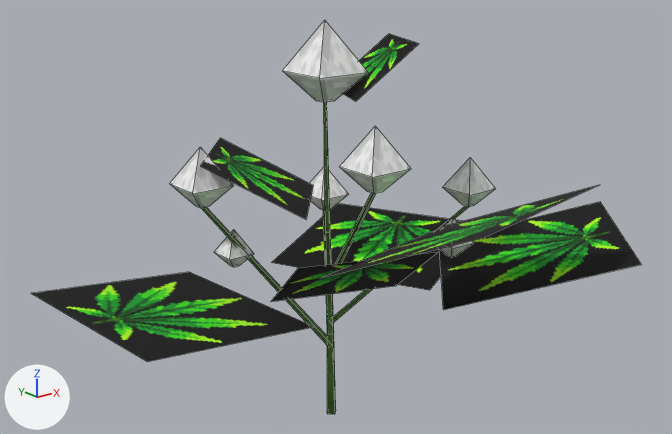
One commit to the OBJ model src/main/resources/assets/stonedew/models/block/plants/plant_3_1_2_lod.obj: the scene before it, then after it.
Rendered twice from a 50 mm lens placed at (-0.711, -2.031, 1.088), pointed at (0.501, -0.516, 0.482). Lighting does not change. The marker at lower left points along +X, +Y and +Z. The picture after the commit comes second. Mesh edges are drawn as thin lines. Where no turn or scale is listed for an object, it has been applied to the vertices.

The first picture shows 'model'.
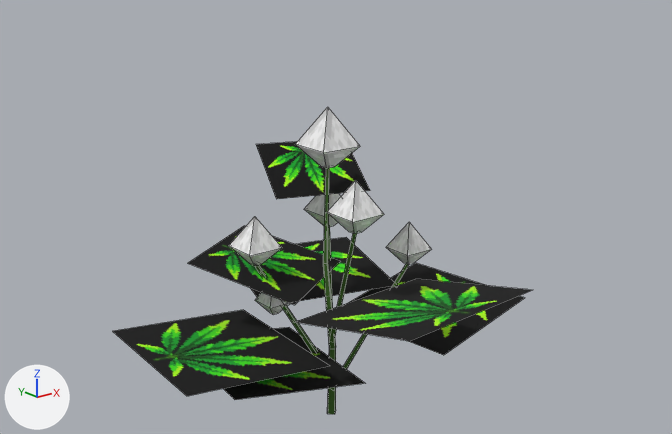
Changed parts and their boxes (x1, y1, x2, y2) in the pictures (672 x 434 px; the box of a moved part takes in the faces that stretch with it):
'model', reshaped (31% narrower, 22% shorter): before (31, 20, 642, 414); after (113, 107, 532, 414)
part 1 of me_model, moved or reshaped: before (336, 193, 376, 264); after (330, 233, 357, 340)
part 2 of me_model, moved or reshaped: before (282, 20, 368, 102); after (295, 107, 360, 168)
part 3 of me_model, moved or reshaped: before (170, 147, 234, 208); after (229, 216, 282, 266)
part 4 of me_model, moved or reshaped: before (443, 158, 496, 207); after (386, 222, 431, 264)
part 5 of me_model, moved or reshaped: before (339, 126, 411, 193); after (327, 180, 384, 234)
part 6 of me_model, moved or reshaped: before (310, 167, 349, 211); after (304, 194, 341, 227)
part 7 of me_model, moved or reshaped: before (214, 229, 254, 267); after (255, 292, 291, 315)
part 8 of me_model, moved or reshaped (not visible afterwards): before (440, 217, 474, 257)
part 9 of me_model, moved or reshaped: before (31, 34, 642, 410); after (113, 141, 532, 410)

What the commit changed:
me_model is used by ob_model.
me_model had 147 vertices, 91 faces and spanned x -0.11..1.126, y -1.079..0.013, z -0.001..0.908.
me_model now has 147 vertices, 91 faces and spans x 0.044..0.946, y -0.944..-0.074, z -0.001..0.728.
me_model part 1: the loose piece of 8 vertices spanning x 0.407..0.492, y -0.749..-0.506, z 0.327..0.609 is multiplied about its middle by the matrix ((0.891, 0.035, 0.11), (-0.063, 0.864, 0.237), (-0.096, -0.243, 0.859)), then moved by (0.018, 0.045, -0.125).
me_model part 2: the loose piece of 9 vertices spanning x 0.394..0.519, y -0.598..-0.473, z 0.745..0.908 is scaled about its middle by 0.78, then moved by (0.015, 0.011, -0.162).
me_model part 3: the loose piece of 9 vertices spanning x 0.184..0.281, y -0.454..-0.358, z 0.531..0.656 is scaled about its middle by 0.857, then moved by (0.108, -0.032, -0.153).
me_model part 4: the loose piece of 9 vertices spanning x 0.781..0.867, y -0.646..-0.56, z 0.469..0.581 is scaled about its middle by 0.87, then moved by (-0.139, 0.05, -0.132).
me_model part 5: the loose piece of 9 vertices spanning x 0.363..0.459, y -0.793..-0.697, z 0.606..0.731 is scaled about its middle by 0.857, then moved by (0.033, 0.096, -0.121).
me_model part 6: the loose piece of 9 vertices spanning x 0.642..0.728, y -0.284..-0.198, z 0.4..0.512 is scaled about its middle by 0.957, then moved by (-0.09, -0.129, 0.004).
me_model part 7: the loose piece of 9 vertices spanning x 0.266..0.329, y -0.451..-0.388, z 0.388..0.469 is moved by (0.085, -0.022, -0.126).
me_model part 8: the loose piece of 9 vertices spanning x 0.684..0.752, y -0.692..-0.623, z 0.384..0.473 is scaled about its middle by 0.964, then moved by (-0.09, 0.072, -0.16).
me_model part 9: 72 of 147 vertices moved; they spanned x -0.11..1.126, y -1.079..0.013, z 0.127..0.866 and now span x 0.044..0.946, y -0.944..-0.074, z 0.058..0.619; mean shift (-0.024, 0.034, -0.115); largest move (1.126, -0.75, 0.456) -> (0.908, -0.346, 0.234).
